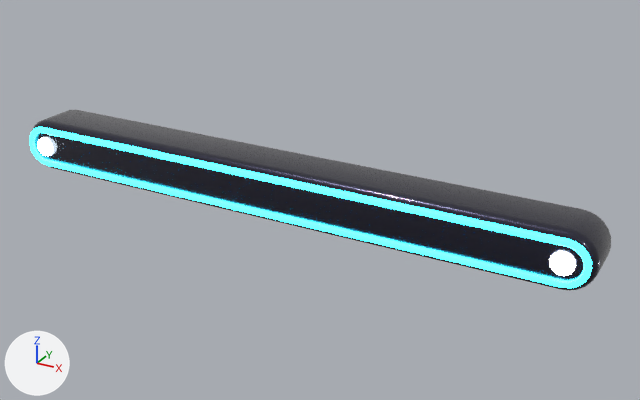
Two versions of the glTF model assets/models/paddle_lett_400.glb, one commit apart.
Rendered twice from a camera (50 mm lens) standing at (2.69, -4.4, 2.16) and looking at (0.24, 0.07, -0.07). Every picture has the same lights, and +X, +Y and +Z are marked at lower left. The first picture is the older version. Vertices at exactly the same position are counted once.

Objects in the first picture: 'paddle_lett'.
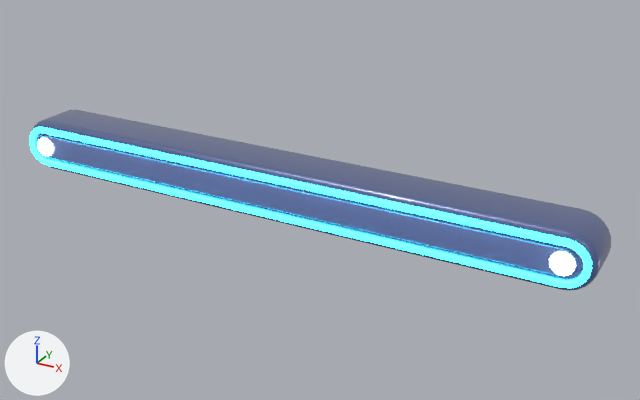
Location of each change, (x1, y1, x2, y2) in pixels of the pictures (640 x 400 px):
'paddle_lett', recoloured, surface changed, reshaped (pale blue to blue): (29, 110, 611, 291) in both
part 1 of me_paddle_lett, built on: before (41, 137, 576, 270); after (41, 136, 576, 276)

What the commit changed:
Material 'paddle_body' (mat_paddle_body) changes colour from dark blue #1c1a33 to dark blue #4a5578; in linear values from (0.0116, 0.0103, 0.0331) to (0.0685, 0.0908, 0.188).
In material 'paddle_body' (mat_paddle_body), metallic goes from 0.7 to 0.35.
In material 'paddle_body' (mat_paddle_body), roughness goes from 0.25 to 0.32.
In material 'paddle_body' (mat_paddle_body), emission_color is now set to (0.0194, 0.0296, 0.0844), dark blue #263052.
In material 'paddle_body' (mat_paddle_body), emission_strength is now set to 1.0.
Material 'paddle_plate' (mat_paddle_plate) is new.
Its base color is (0.144, 0.195, 0.381) (blue #6a7aa6).
Its metallic is 0.3.
Its roughness is 0.28.
Its coat weight is 1.0.
Its coat roughness is 0.05.
Its emission color is (0.0273, 0.0452, 0.133) (dark blue #2e3c66).
Its emission strength is 1.0.
me_paddle_lett is used by ob_paddle_lett; location (0.0, 0.0, 0.0).
me_paddle_lett had 708 vertices, 1404 faces and spanned x -2.0..2.0, y -0.22..0.18, z -0.18..0.18.
me_paddle_lett now has 928 vertices, 1840 faces and spans x -2.0..2.0, y -0.22..0.18, z -0.18..0.18.
Part 1, on me_paddle_lett:
62 faces are deleted.
8 vertices move within x -1.87..1.87, y -0.19..-0.18, z -0.06..0.06.
207 vertices are added at x -1.89..1.89, y -0.19..-0.17, z -0.08..0.08.
6 new vertices lie (-3.62, 0.0, 0.0) away from vertices in x 1.81, y -0.19..-0.18, z -0.08..-0.07.
7 new vertices lie (3.62, 0.0, 0.0) away from vertices in x -1.81, y -0.19..-0.17, z 0.07..0.08.
436 new faces join them, mat_paddle_plate (blue #6a7aa6).
62 new faces join them, mat_paddle_cap (black #000000, glowing pale blue #e8fdff).
me_paddle_lett gains material mat_paddle_plate (blue #6a7aa6).
